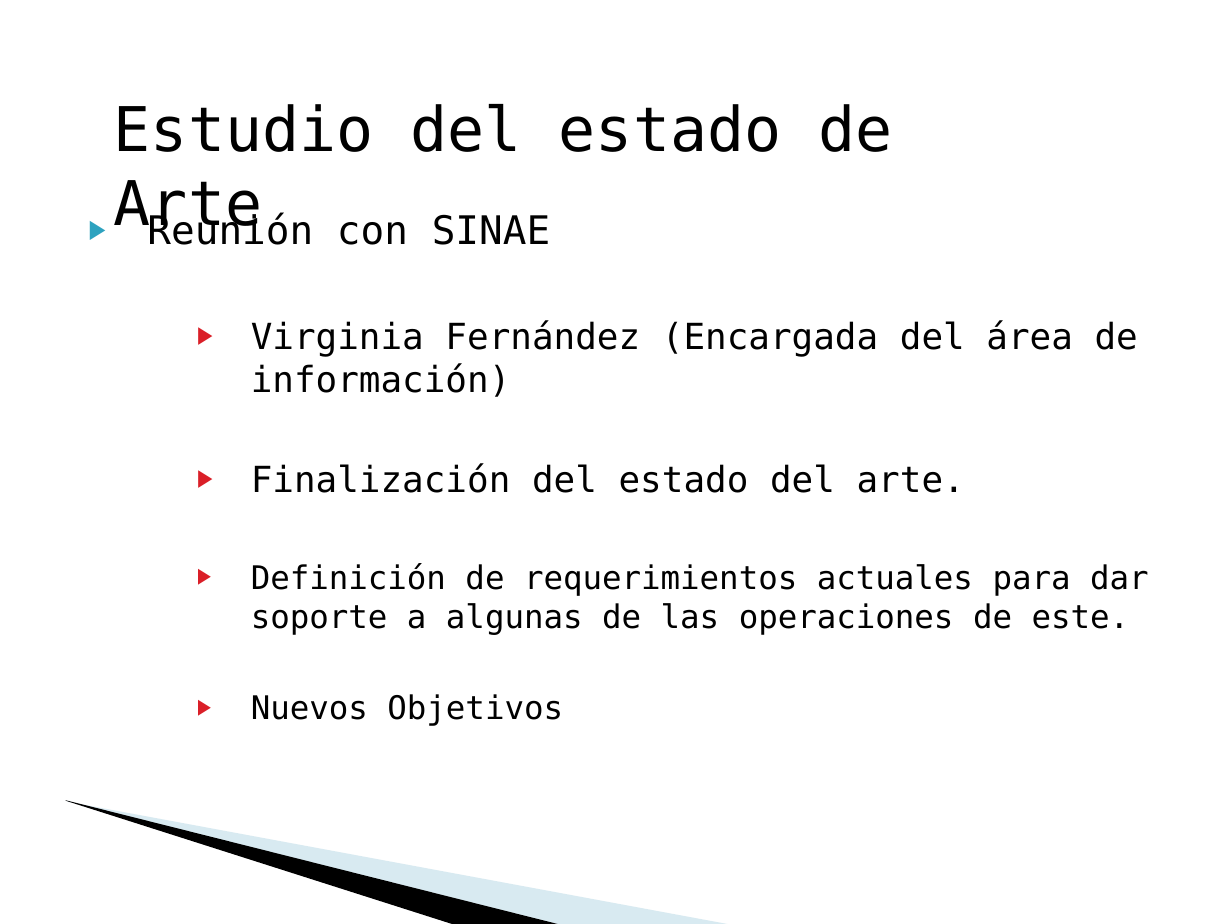
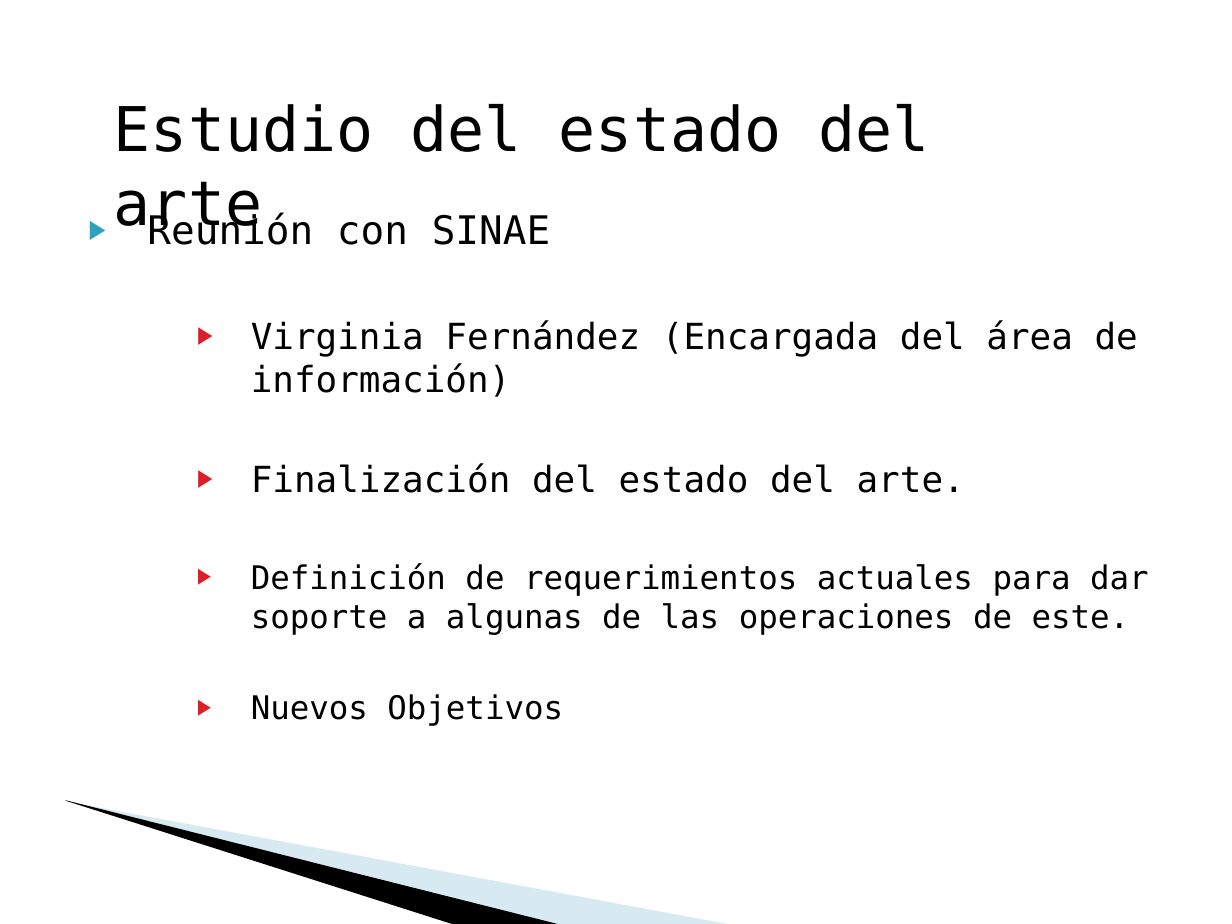
Before and after one commit to google-code-export/satode, a slide deck: slide 10 of Documentos/final/Presentación Defensa.ppt (slide 11 before the commit). Drawn at 1232x924 pixels with LibreOffice and Linux fonts; fonts in the diff are those of the drawing; background and template pictures are left out. Boxes give left, top, right and bottom in pixels: in the first picture for what was removed or moved away, otherwise in the second. Text is boxed around its words. In the diff, an @@ line names an element or a change of style, - is before the commit and + after.

```diff
--- a/Documentos/final/Presentación Defensa.ppt
+++ b/Documentos/final/Presentación Defensa.ppt
@@ text at (114, 104, 929, 238): text changed @@
-Estudio del estado de Arte
+Estudio del estado del arte
```
Also in this commit, not shown: 8 other slides changed, 1 slide added, 2 slides removed.
